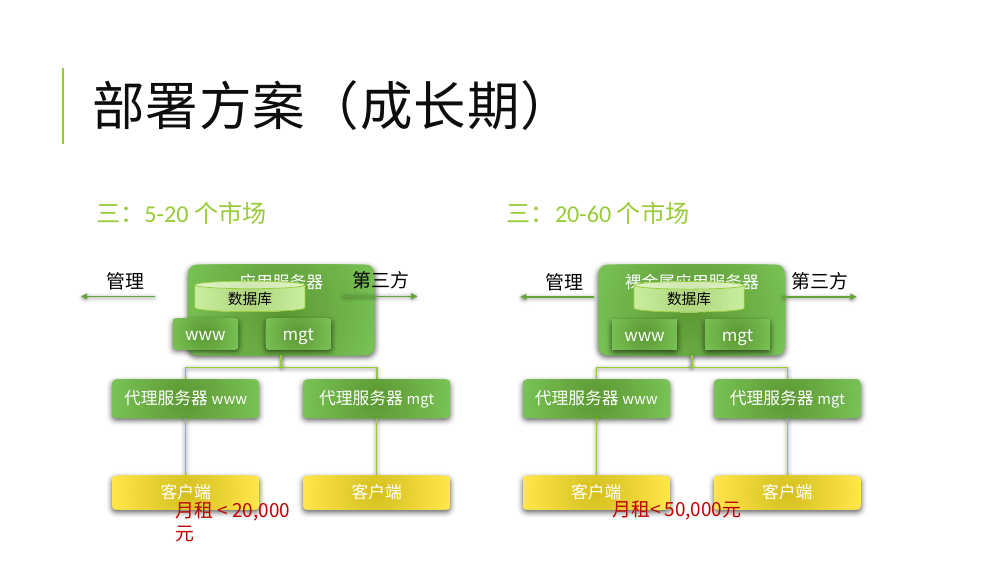
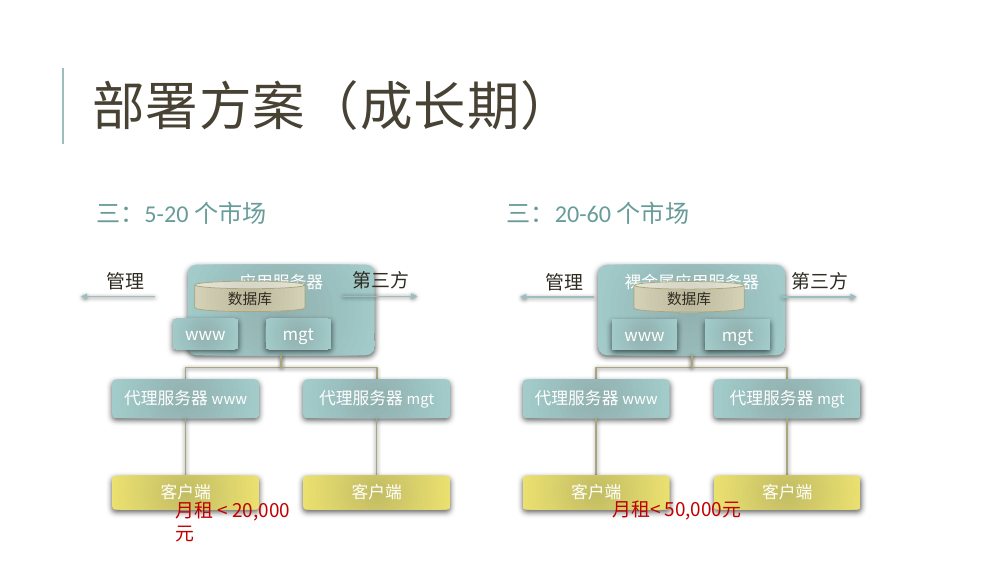
Before and after one commit to jzgi/chainsmart, a slide deck: slide 17 of Docs/品链供销平台.pptx. Drawn at 1008x567 pixels with LibreOffice and Linux fonts; fonts in the diff are those of the drawing. Boxes give left, top, right and bottom in pixels: in the first picture for what was removed or moved away, otherwise in the second. Text is boxed around its words. In the diff, an @@ line names an element or a change of style, - is before the commit and + after.

```diff
--- a/Docs/品链供销平台.pptx
+++ b/Docs/品链供销平台.pptx
@@ title "部署方案（成长期）" at box(92, 80, 573, 130): text colour #0D0D0D to #474233 @@
@@ line (63, 144) - (63, 68): stroke #99CB38 1.5 pt to #9CBEBD 1.5 pt @@
@@ text "三：5-20 个市场" at box(96, 201, 266, 224): text colour #99CB38 to #689C9A @@
@@ text "三：20-60 个市场" at box(507, 201, 689, 224): text colour #99CB38 to #689C9A @@
@@ text colour #000000 to #2E2B21 in 4 elements at box(106, 272, 144, 290), box(352, 268, 409, 293), box(546, 273, 584, 291), box(792, 272, 849, 290) @@
@@ arrow (155, 296) - (81, 296): stroke #63A537 1.5 pt to #9CBEBD 1.5 pt @@
@@ cylinder "数据库" at box(195, 281, 306, 312): text colour #000000 to #2E2B21; fill gradient #B0D57D to #CAEEA0 to gradient #BBB89D to #D5D2B9; outline #99CB38 0.75 pt to #A9A57C 0.75 pt @@
@@ arrow (343, 296) - (417, 296): stroke #63A537 1.5 pt to #9CBEBD 1.5 pt @@
@@ arrow (594, 297) - (520, 297): stroke #63A537 1.5 pt to #9CBEBD 1.5 pt @@
@@ cylinder "数据库" at box(634, 281, 745, 312): text colour #000000 to #2E2B21; fill gradient #B0D57D to #CAEEA0 to gradient #BBB89D to #D5D2B9; outline #99CB38 0.75 pt to #A9A57C 0.75 pt @@
@@ arrow (782, 297) - (857, 297): stroke #63A537 1.5 pt to #9CBEBD 1.5 pt @@
@@ freeform shape at box(692, 355, 787, 380): outline #99CB38 1.5 pt to #A9A57C 1.5 pt; outline redrawn @@
@@ fill gradient #5C9A33 to #79C356 to gradient #91B1B0 to #A2CDCC in 10 elements at box(172, 319, 237, 349), box(265, 319, 330, 349), box(612, 319, 677, 349), box(705, 319, 770, 349), box(188, 265, 375, 355), box(112, 380, 259, 418), box(303, 380, 450, 418), box(598, 265, 786, 355), box(714, 380, 861, 418), box(523, 380, 669, 418) @@
@@ outline #99CB38 1.5 pt to #A9A57C 1.5 pt in 6 elements at box(186, 355, 281, 380), box(182, 418, 190, 476), box(281, 355, 377, 380), box(373, 418, 380, 476), box(597, 355, 692, 380), box(593, 418, 600, 476) @@
@@ freeform shape at box(783, 418, 791, 476): outline #99CB38 1.5 pt to #A9A57C 1.5 pt; outline redrawn @@
@@ fill gradient #D6C222 to #FFE54B to gradient #C4BD65 to #ECE271 in 4 elements at box(112, 476, 259, 510), box(303, 476, 450, 510), box(714, 476, 861, 510), box(523, 476, 669, 510) @@
```
Also in this commit, not shown: 27 other slides changed, 13 other files.
